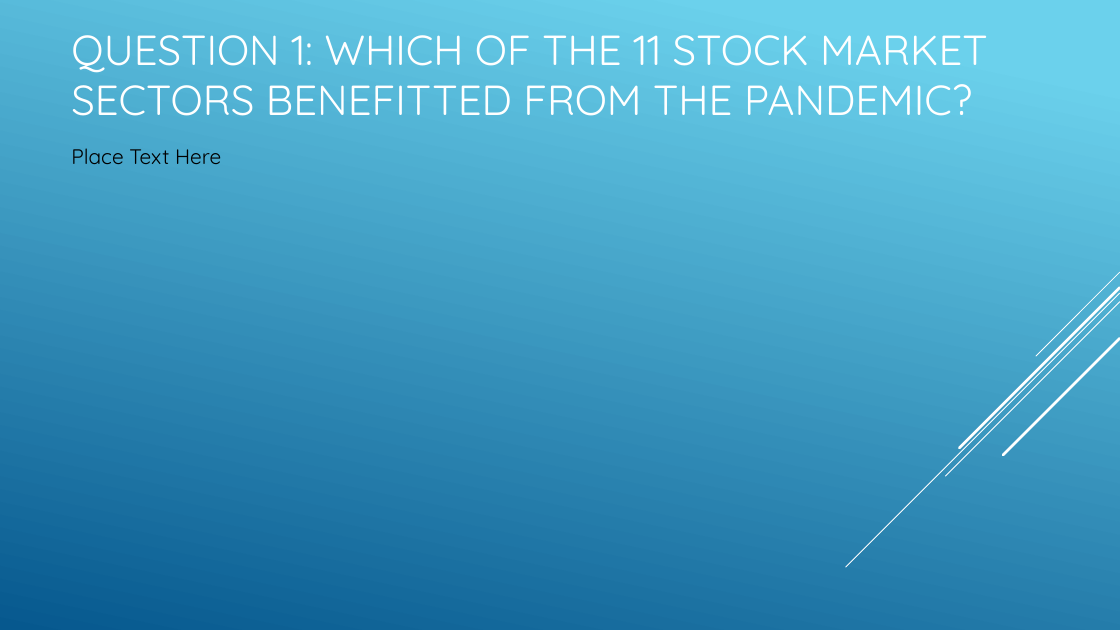
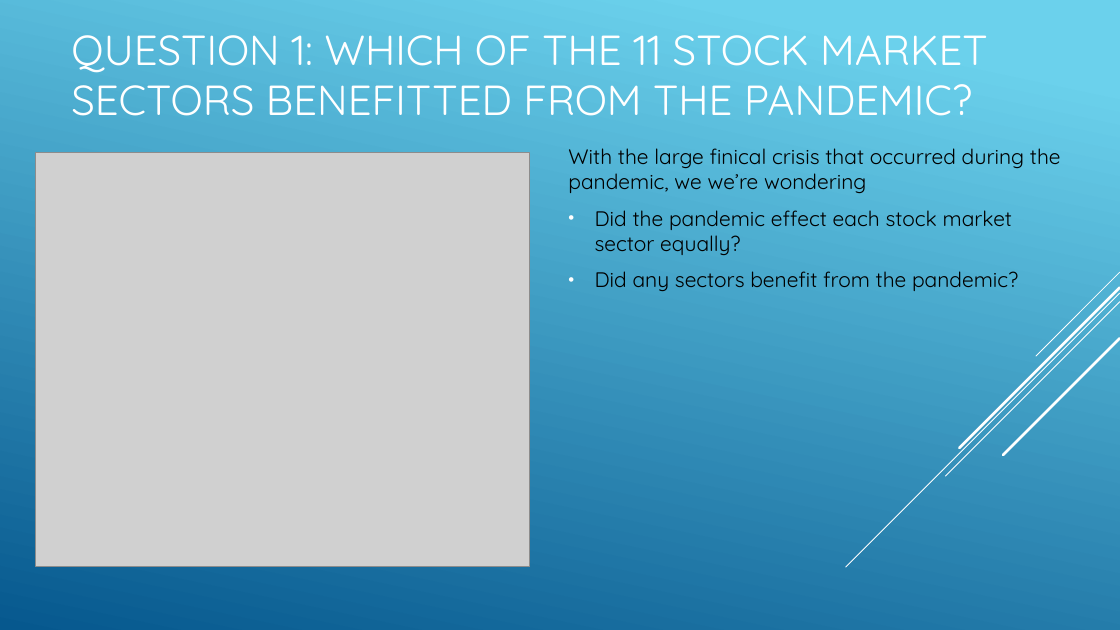
Before and after one commit to Bandelero/Covids-Effect-on-the-Stock-Market, a slide deck: slide 3 of Project1.pptx. Drawn at 1120x630 pixels with LibreOffice and Linux fonts; fonts in the diff are those of the drawing; grey boxes stand for pictures. Boxes give left, top, right and bottom in pixels: in the first picture for what was removed or moved away, otherwise in the second. Text is boxed around its words. In the diff, an @@ line names an element or a change of style, - is before the commit and + after.

Commit message:
added question 1 slides

```diff
--- a/Project1.pptx
+++ b/Project1.pptx
@@ text at (x1=568, y1=148, x2=1061, y2=291): text changed @@
-Place Text Here
+With the large finical crisis that occurred during the pandemic, we we’re wondering
+• Did the pandemic effect each stock market sector equally?
+• Did any sectors benefit from the pandemic?
@@ picture added at (x1=35, y1=152, x2=529, y2=566) @@
```
Also in this commit, not shown: 2 other slides changed, 3 slides added, 1 slide removed.
